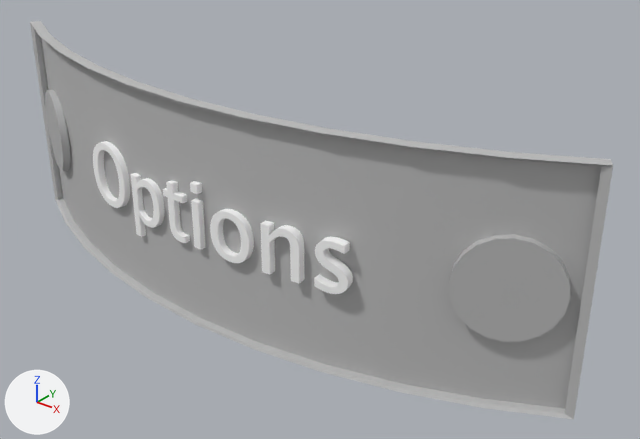
An edit to the FBX model project/Assets/SandBox/AlexSandBox/MainMenuScene/tin_plate_Options.fbx, drawn before and after from the same camera.
One viewpoint serves both versions: a 50 mm lens placed at (0.763, -1.681, 1.69), pointed at (0.102, -0.855, 1.178). The axes (+X, +Y, +Z) are drawn at lower left. The lights are the same throughout. Where no turn or scale is listed for an object, it has been applied to the vertices.

Names of what the first picture shows: 'bolt_left', 'bolt_right', 'tin_name', 'tin_plate'.
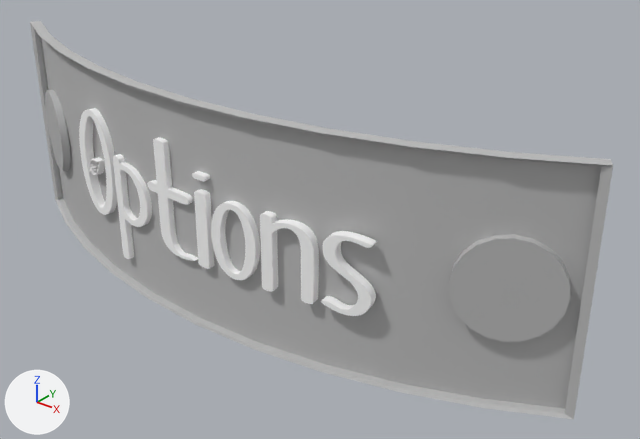
Boxes [x1, y1, x2, y2] around the edits, measured in the pictures (640 x 439 px):
'tin_name', reshaped, moved, rescaled (14% wider, 36% taller): before [93, 141, 353, 294]; after [79, 108, 376, 316]
part 1 of me_mesh_003, rebuilt (86% wider, 95% taller): before [163, 180, 190, 243]; after [147, 137, 198, 261]
part 2 of me_mesh_003, rebuilt (31% wider, 56% taller): before [191, 198, 206, 249]; after [194, 189, 214, 269]
part 3 of me_mesh_003, added: after [79, 108, 117, 215]
part 4 of me_mesh_003, added: after [321, 231, 376, 316]
part 5 of me_mesh_003, added: after [113, 154, 152, 259]
part 6 of me_mesh_003, added: after [260, 211, 319, 304]
part 7 of me_mesh_003, added: after [211, 201, 260, 280]
part 8 of me_mesh_003, added: after [192, 171, 210, 182]
part 9 of me_mesh_003, deleted: before [314, 236, 353, 294]
part 10 of me_mesh_003, deleted: before [93, 141, 130, 208]
part 11 of me_mesh_003, deleted: before [190, 181, 202, 194]
part 12 of me_mesh_003, deleted: before [210, 209, 305, 283]
part 13 of me_mesh_003, deleted: before [130, 173, 165, 237]

Patch to the scene script:
```diff
--- a/project/Assets/SandBox/AlexSandBox/MainMenuScene/tin_plate_Options.fbx.py
+++ b/project/Assets/SandBox/AlexSandBox/MainMenuScene/tin_plate_Options.fbx.py
@@ me_mesh_003 @@
 # used by ob_tin_name; location = (0.0, -0.978, 1.16); rotation_euler = (1.571, 0.0, 0.0), in degrees (90, 0, 0); scale = (0.005, 0.005, 0.005)
-me_mesh_003.from_pydata(...)  # 1615 vertices, 1658 faces; spans x -44.3..46.8, y -4.8..18.4, z -4.7..2.5
+me_mesh_003.from_pydata(...)  # 6060 vertices, 6114 faces; spans x -25.6..26.4, y -5.1..15.8, z -2.9..1.3
+# me_mesh_003 part 1: the loose piece of 160 vertices spanning x -9.9..-2.4, y -0.3..15.8, z -0.3..2.5 is rebuilt with 835 vertices and now spans x -8.3..0.3, y 0.0..15.8, z -0.4..1.2
+# me_mesh_003 part 2: the loose piece of 20 vertices spanning x 0.9..3.3, y 0.0..13.1, z 0.0..2.5 is rebuilt with 205 vertices and now spans x 1.0..3.0, y 0.0..10.7, z 0.0..1.3
+# me_mesh_003 part 3: a new loose piece of 1750 vertices spanning x -25.6..-16.8, y 0.0..15.8, z -2.9..-0.3, in mat_typeblinn1 (white #ffffff)
+# me_mesh_003 part 4: a new loose piece of 925 vertices spanning x 19.7..26.4, y 0.1..10.4, z -2.7..-0.4, in mat_typeblinn1 (white #ffffff)
+# me_mesh_003 part 5: a new loose piece of 755 vertices spanning x -16.2..-8.7, y -5.1..10.7, z -1.4..0.8, in mat_typeblinn1 (white #ffffff)
+# me_mesh_003 part 6: a new loose piece of 715 vertices spanning x 11.4..19.0, y 0.1..10.5, z -1.5..0.7, in mat_typeblinn1 (white #ffffff)
+# me_mesh_003 part 7: a new loose piece of 625 vertices spanning x 3.6..10.7, y 0.1..10.5, z -0.4..1.2, in mat_typeblinn1 (white #ffffff)
+# me_mesh_003 part 8: a new loose piece of 250 vertices spanning x 0.9..3.1, y 12.3..13.0, z 0.0..1.2, in mat_typeblinn1 (white #ffffff)
+# me_mesh_003 part 9: the loose piece of 365 vertices spanning x 37.7..46.8, y -0.3..13.4, z -4.5..-0.6 is deleted
+# me_mesh_003 part 10: the loose piece of 320 vertices spanning x -44.3..-27.4, y -0.4..18.4, z -4.7..0.4 is deleted
+# me_mesh_003 part 11: the loose piece of 20 vertices spanning x 0.9..3.3, y 15.5..17.9, z 0.0..2.5 is deleted
+# me_mesh_003 part 12: 480 vertices removed from x 7.0..34.0, y -0.3..13.4, z -2.4..2.4
+# me_mesh_003 part 13: 250 vertices removed from x -24.0..-12.0, y -4.8..13.4, z -1.6..2.0
 me_mesh_003.materials.append(mat_typeblinn1)
@@ ob_tin_name @@
 ob_tin_name = bpy.data.objects.new('tin_name', me_mesh_003)
-ob_tin_name.location = (0.0, -0.978, 1.16)
+ob_tin_name.location = (0.0, -0.978, 1.135)
 ob_tin_name.rotation_euler = (1.571, 0.0, 0.0)  # degrees (90, 0, 0)
-ob_tin_name.scale = (0.005, 0.005, 0.005)
+ob_tin_name.scale = (0.01, 0.01, 0.01)
```
